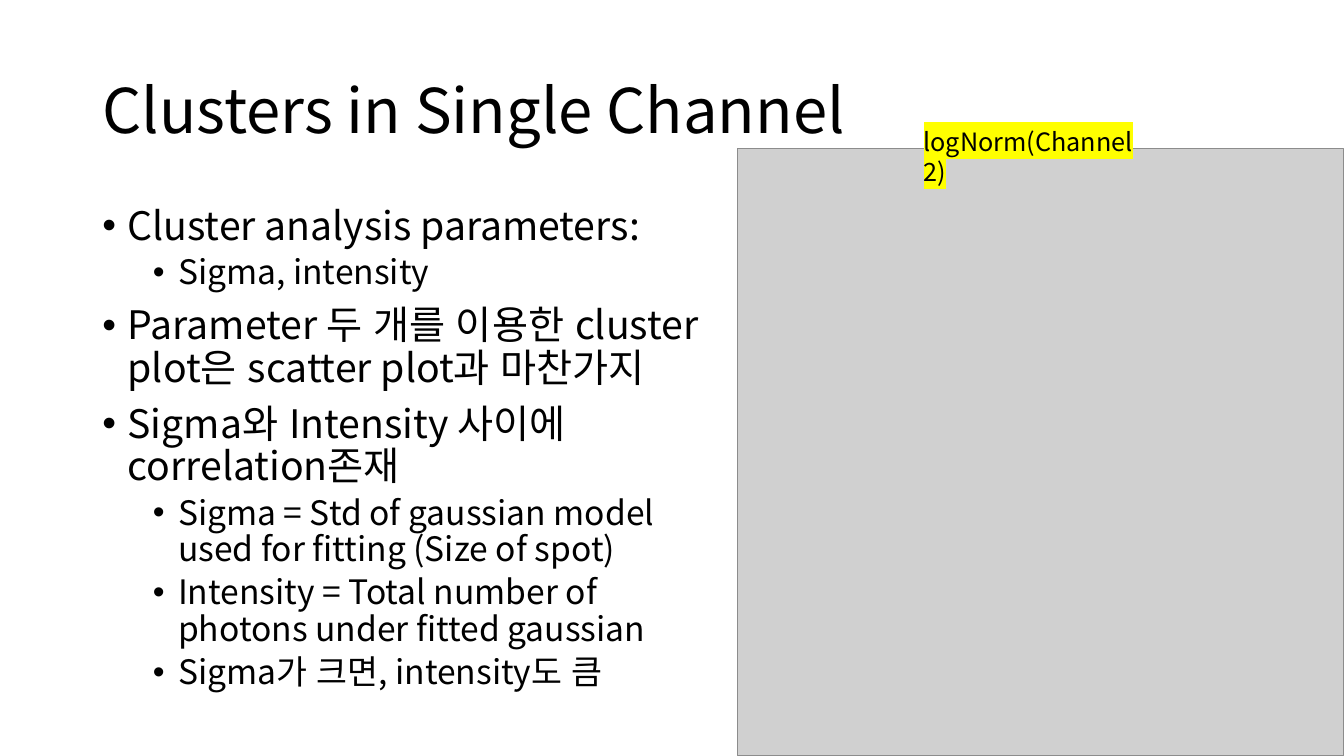
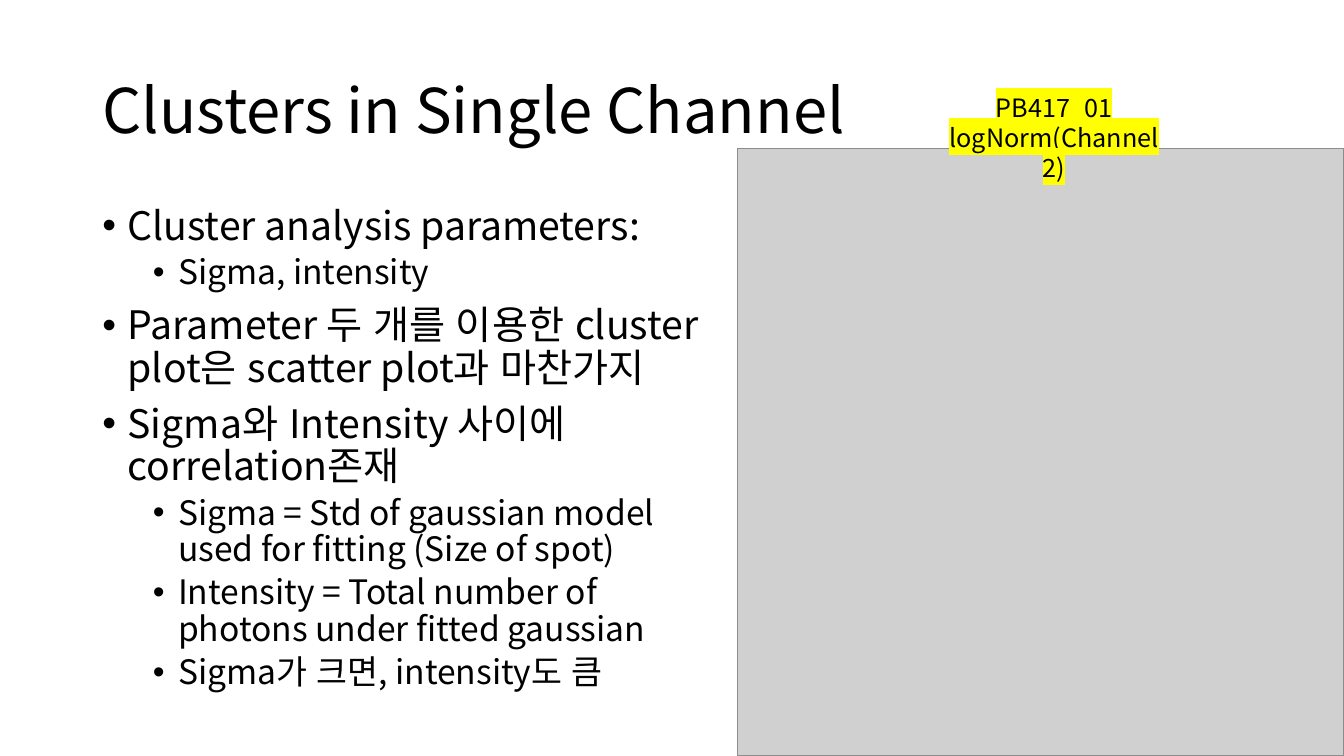
Before and after one commit to HeesooSong/UNIST_internship, a slide deck: slide 5 of Progress Update/20221124_Progress Update.pptx. Drawn at 1344x756 pixels with LibreOffice and Linux fonts; fonts in the diff are those of the drawing; grey boxes stand for pictures. Boxes give left, top, right and bottom in pixels: in the first picture for what was removed or moved away, otherwise in the second. Text is boxed around its words. In the diff, an @@ line names an element or a change of style, - is before the commit and + after.

```diff
--- a/Progress Update/20221124_Progress Update.pptx
+++ b/Progress Update/20221124_Progress Update.pptx
@@ text "PB417_01": place and size @@
-text "PB417_01" at (924, 130, 1133, 186)
+text "PB417_01" at (949, 98, 1158, 182)
@@ text at (996, 98, 1112, 118): paragraph added @@
+PB417_01
@@ text at (949, 126, 1158, 182): alignment left to centre @@
```
Also in this commit, not shown: 4 other slides changed, 2 other files.
